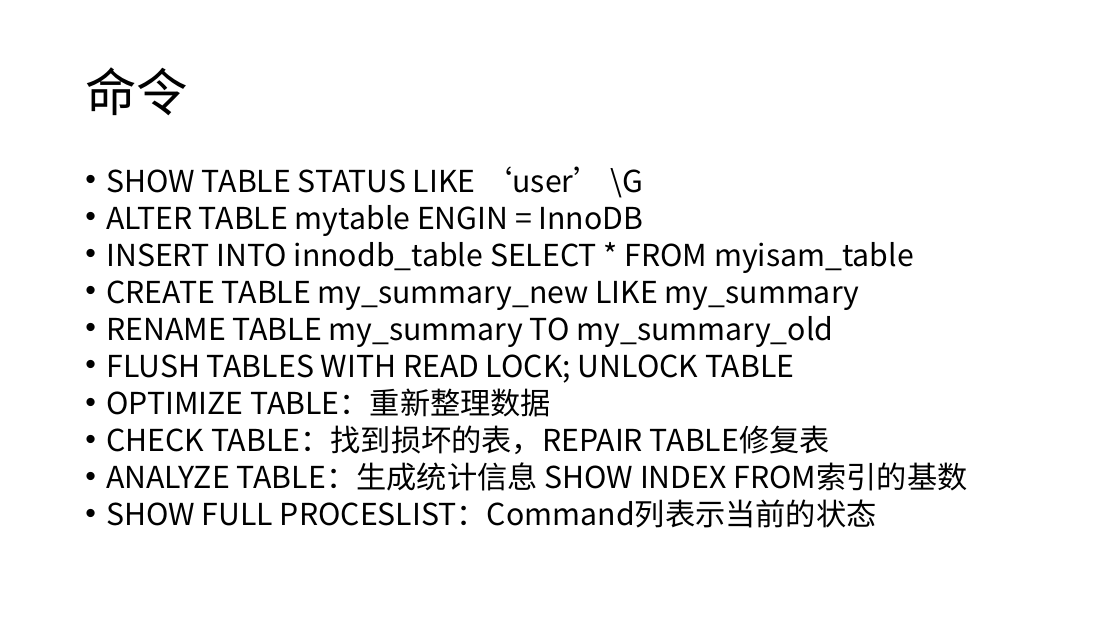
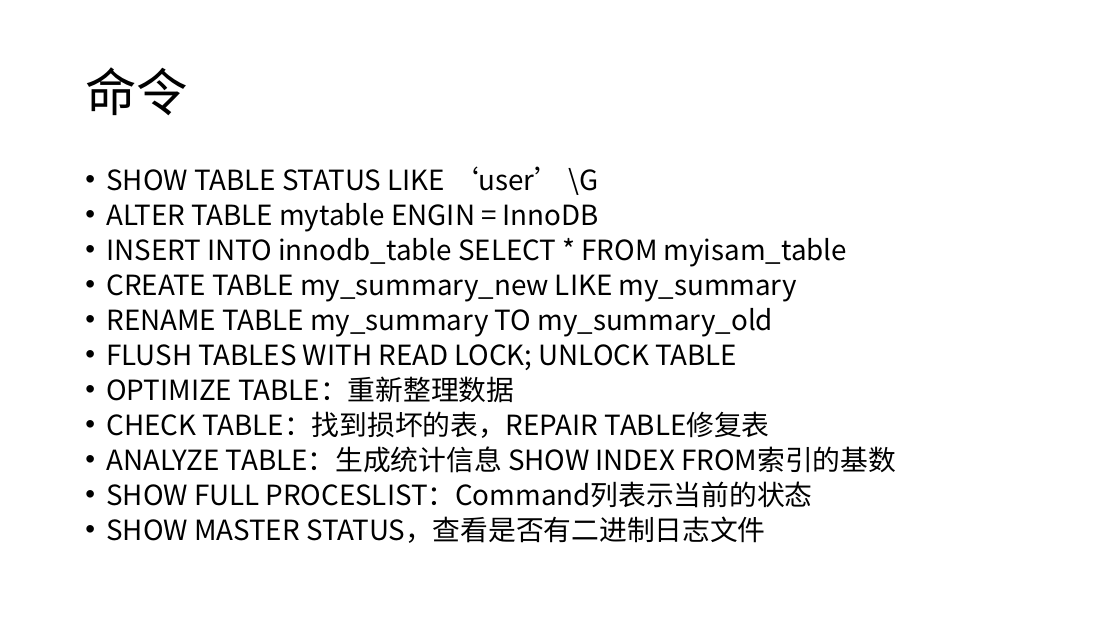
Before and after one commit to zzsure/computer-course-reading, a slide deck: slide 12 of High Performance MySQL.pptx (slide 8 before the commit). Drawn at 1120x630 pixels with LibreOffice and Linux fonts; fonts in the diff are those of the drawing. Boxes give left, top, right and bottom in pixels: in the first picture for what was removed or moved away, otherwise in the second. Text is boxed around its words. In the diff, an @@ line names an element or a change of style, - is before the commit and + after.

```diff
--- a/High Performance MySQL.pptx
+++ b/High Performance MySQL.pptx
@@ text at <box>106,166,896,508</box>: size 25.9 to 23.8 pt @@
@@ text at <box>106,516,766,543</box>: paragraph added @@
+• SHOW MASTER STATUS，查看是否有二进制日志文件
```
Also in this commit, not shown: 1 other slide changed, 4 slides added, 2 other files.
